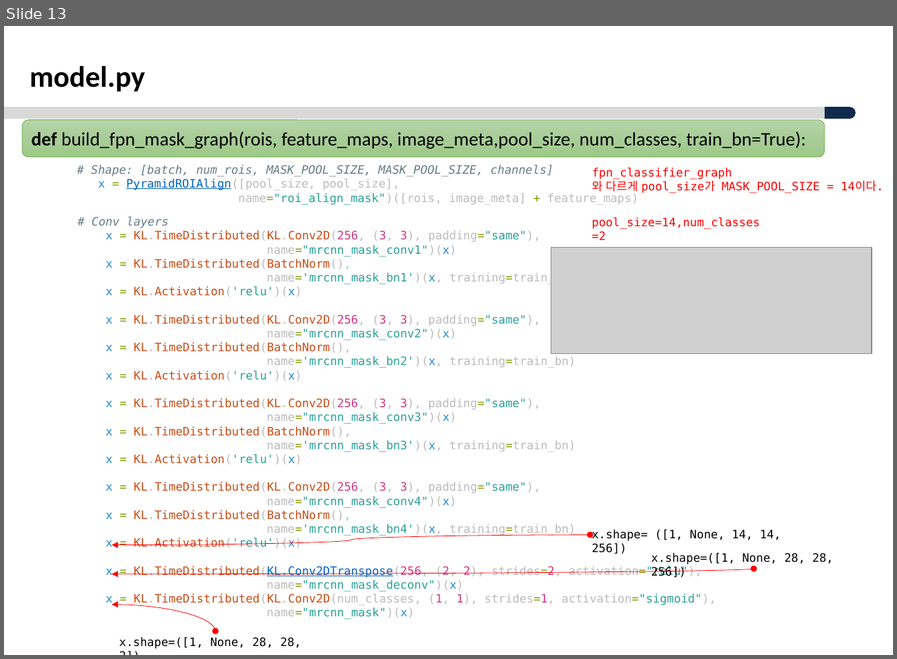
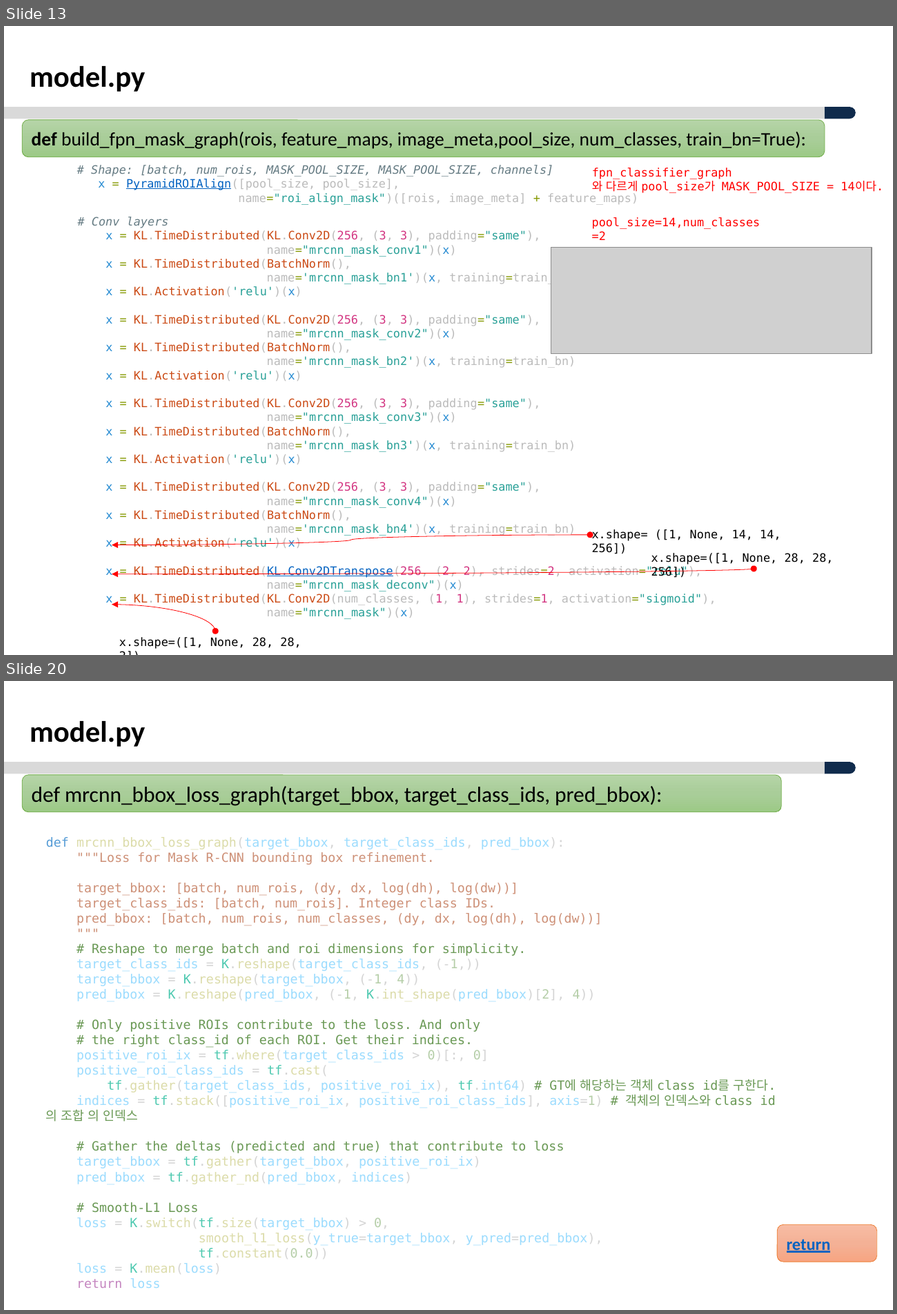
Before and after one commit to ksyoon70/Mask-RCNN-TF2, a slide deck: Masked-RCNN_분석_V1.0.pptx. Shown one above the other, each under a label of ours: slide 13 before the commit, slides 13 and 20 after it; the slides between them are not shown. The pictures are 897x659 and 897x1314 pixels, drawn with LibreOffice and Linux fonts; fonts in the diff are those of the drawing; grey boxes stand for pictures; background and template pictures are left out. Boxes give left, top, right and bottom in pixels: in the first picture for what was removed or moved away, otherwise in the second. Text is boxed around its words. In the diff, an @@ line names an element or a change of style, - is before the commit and + after.

Commit message:
수정 [M0301]
 - loss 함수 추가

```diff
--- a/Masked-RCNN_분석_V1.0.pptx
+++ b/Masked-RCNN_분석_V1.0.pptx
@@ slide 20 added at bbox=[4, 681, 893, 1310], background #FFFFFF; not listed: 2 template elements that a slide beside it also shows @@
@@ text added at bbox=[30, 721, 145, 747], 28 pt, text #000000, bold @@
+model.py
@@ rounded rectangle added at bbox=[22, 775, 782, 812], fill gradient #B5D5A7 to #AACE9A to #9CC987, outline #70AD47 0.5 pt, 20.5 pt, text #000000 @@
+def mrcnn_bbox_loss_graph(target_bbox, target_class_ids, pred_bbox):
@@ text added at bbox=[46, 837, 776, 1288], 12 pt, text #9CDCFE @@
+def mrcnn_bbox_loss_graph(target_bbox, target_class_ids, pred_bbox):
+"""Loss for Mask R-CNN bounding box refinement.
+target_bbox: [batch, num_rois, (dy, dx, log(dh), log(dw))]
+target_class_ids: [batch, num_rois]. Integer class IDs.
+pred_bbox: [batch, num_rois, num_classes, (dy, dx, log(dh), log(dw))]
+"""
+# Reshape to merge batch and roi dimensions for simplicity.
+target_class_ids = K.reshape(target_class_ids, (-1,))
+target_bbox = K.reshape(target_bbox, (-1, 4))
+pred_bbox = K.reshape(pred_bbox, (-1, K.int_shape(pred_bbox)[2], 4))
+# Only positive ROIs contribute to the loss. And only
+# the right class_id of each ROI. Get their indices.
+positive_roi_ix = tf.where(target_class_ids > 0)[:, 0]
+positive_roi_class_ids = tf.cast(
+tf.gather(target_class_ids, positive_roi_ix), tf.int64) # GT에 해당하는 객체 class id를 구한다.
+indices = tf.stack([positive_roi_ix, positive_roi_class_ids], axis=1) # 객체의 인덱스와 class id의 조합 의 인덱스
+# Gather the deltas (predicted and true) that contribute to loss
+target_bbox = tf.gather(target_bbox, positive_roi_ix)
+pred_bbox = tf.gather_nd(pred_bbox, indices)
+# Smooth-L1 Loss
+loss = K.switch(tf.size(target_bbox) > 0,
+smooth_l1_loss(y_true=target_bbox, y_pred=pred_bbox),
+tf.constant(0.0))
+loss = K.mean(loss)
+return loss
@@ rounded rectangle added at bbox=[777, 1225, 877, 1262], fill gradient #F7BDA5 to #F5B196 to #F8A582, outline #ED7D31 0.5 pt, 16 pt, text #0563C1, bold, underline @@
+return
```
Also in this commit, not shown: 3 slides changed, 7 other slides added, 1 slide removed, 2 other files.
